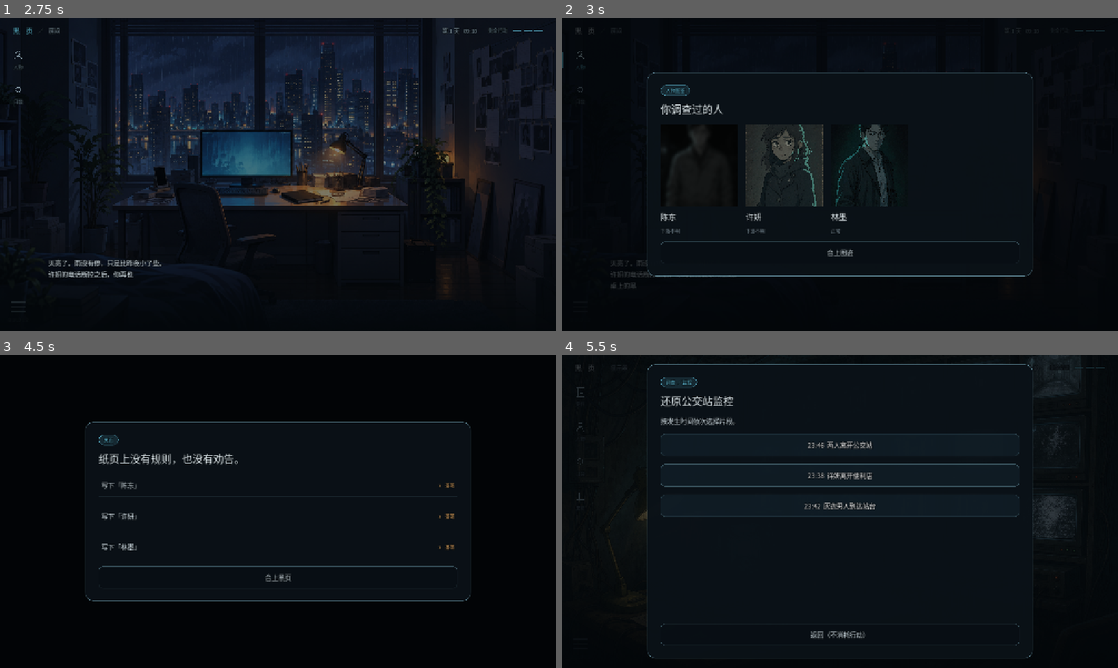
Above: before the commit, frames 1-4 (two rows, left to right).
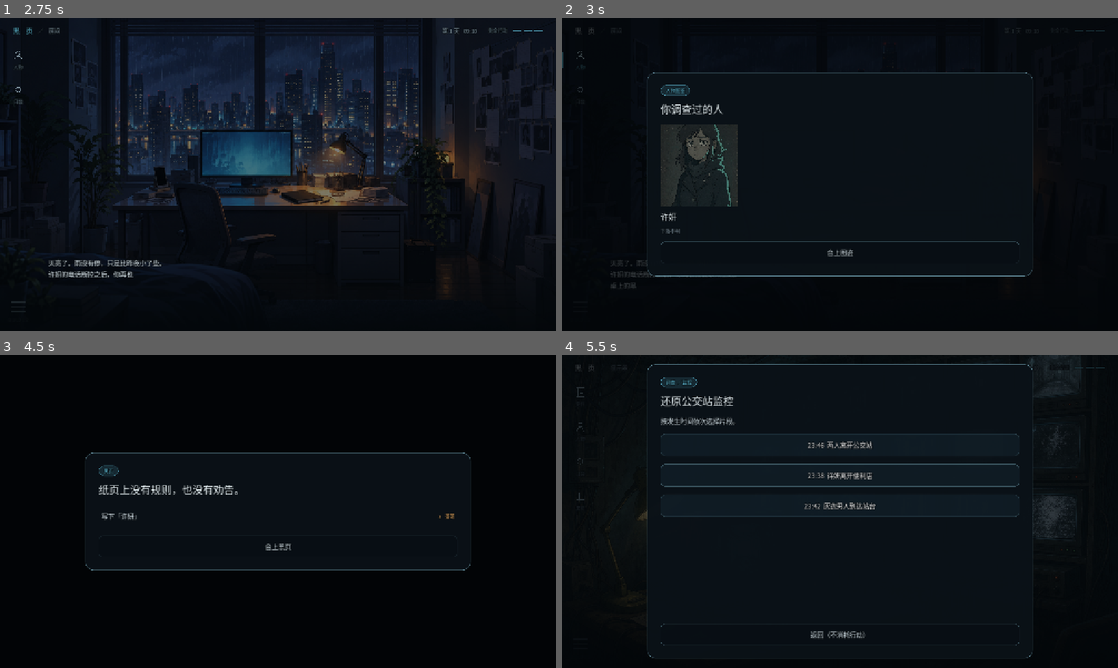
Above: after the commit, the same moments.

Repository: TreSir/-
Game: Godot game, scene res://tests/black_page_smoke.tscn
Two runs of this game, one before a commit and one after it. Both use one fixed random seed, a clock stepped at 60 frames per second and the inputs below. This scene is started directly instead of the project's main scene.
Inputs (mouse positions are in pixels of both pictures, inside the frame that each line leads up to):
- Up to frame 1 (2.75 s): click (278, 174) at 0.5 s; click (278, 174) at 1.25 s; click "黑 页" at 2 s
- Up to frame 2 (3 s): click (578, 58) at 2.77 s
- Up to frame 3 (4.5 s): tap Enter (ui_accept) at 3.5, 3.77, 4.07 s; move the mouse to (400, 495) at 3.52 s; hold Right (ui_right) 3.53-4.25 s; tap Space at 3.6 s; click (400, 495) at 3.67 s; click (16, 433) at 4.27 s
- Up to frame 4 (5.5 s): drag from (728, 527) to (812, 574) at 5.02 s

Frame 1 is identical in both runs. In frame 2, 4.2% of the frame differs, in the area x 17-59%, y 34-69%; in frame 3, 2.8%; in frame 4, less than 0.1%.

Commit message:
雨声换成 rain_thunder + 人物图鉴不再提前列出未解锁的人
一、默认雨声 -> rain_thunder（雨 + 远处闷雷）
    用户听了几种之后挑中的。补了 RAIN_THUNDER 常量（保留 RAIN_LIGHT 作备选）。
    ⚠️ 上一版我把 RAIN_LIGHT 重复定义了两次导致整段编译失败——
    改常量区时先看有没有同名，别只管加。

二、人物图鉴一开局就把陈东、林墨都列出来了
    根因：flags.json 里 person.*.discovered 默认**全是 true**。
    用户说得对：序章结束时只认识许妍，陈东和林墨都还没出现。

    改成：许妍 true（序章认识）；陈东、林墨 false。
    并给两人各一个"被认识"的时刻：
      陈东 <- camera（还原公交站监控）    —— 沿用已有的 effects
      林墨 <- cooperate（向林墨交代来源）  —— 开局就能做，是第一次打交道
        （试过挂在 archive，但它要求 badge 才能做，太晚了）

    测试因此有 6 条断言变红——**这是对的**：它们以前默认人人都已发现，
    现在必须先"认识"才写得到。已在测试里补上前置的 camera / cooperate。

线索面板不用改：它按 game.owns(id) 过滤，只列已获得的线索。

冒烟测试 92 项全过（退出码 0）。

Diff:
--- a/data/black_page/actions.json
+++ b/data/black_page/actions.json
@@ -65,11 +65,7 @@
       "archive"
     ],
     "text": "林墨把查询结果转了过来。\n“不是没查到。是八年前，突然多出来这个人。”\n你又看了一眼员工证。它现在只能证明有人在使用这个名字。",
-    "effects": {
-      "add": {
-        "linmo_trust": 5
-      }
-    }
+    "effects": {}
   },
   "photo": {
     "name": "查阅晨曦福利院合照",
@@ -182,6 +178,9 @@
     "effects": {
       "add": {
         "linmo_trust": 15
+      },
+      "set": {
+        "person.linmo.discovered": true
       }
     }
   },
--- a/data/black_page/flags.json
+++ b/data/black_page/flags.json
@@ -124,7 +124,7 @@
   },
   "person.zhou.discovered": {
     "type": "bool",
-    "default": true
+    "default": false
   },
   "person.xu.identity": {
     "type": "int",
@@ -184,7 +184,7 @@
   },
   "person.linmo.discovered": {
     "type": "bool",
-    "default": true
+    "default": false
   },
   "case.missing.status": {
     "type": "string",
--- a/scripts/black_page/audio_tracks.gd
+++ b/scripts/black_page/audio_tracks.gd
@@ -7,10 +7,14 @@
 ##
 ## ★ 想换默认曲目，只改下面这三行常量就行，其它地方不用动。
 
-## 细雨。rain_ambience 现在的默认轨（比 RAIN_DEFAULT 干净，见该文件顶部注释）。
+## 雨 + 远处闷雷。**当前的默认雨声**——用户听过几种之后挑中的。
+const RAIN_THUNDER := "res://assets/audio/rain_thunder.ogg"
+
+## 细雨。更安静的备选。
 const RAIN_LIGHT := "res://assets/audio/rain_light.ogg"
 
-## 启动页默认雨声。
+## 最早的默认轨。素材原始是「School day / Rain」= **雨天的学校**，
+## 录音里带环境声和低频轰鸣，不适合「深夜出租屋」，所以换掉了。
 const RAIN_DEFAULT := "res://assets/audio/rain_steady.ogg"
 ## 启动页背景音乐。
 const MUSIC_MENU := "res://assets/audio/bgm_contemplation.ogg"
--- a/scripts/black_page/rain_ambience.gd
+++ b/scripts/black_page/rain_ambience.gd
@@ -17,7 +17,7 @@
 ## 录音里除了雨还有环境声和低频轰鸣，放在「深夜出租屋」里是不对的。
 ## 换成 `rain_light`（原始素材就是「Light rain」），干净得多。
 ## 想换回来或换别的，只改这一行常量；备选都在 audio_tracks.gd 的 RAIN_ALTERNATIVES。
-const TRACK := AudioTracks.RAIN_LIGHT
+const TRACK := AudioTracks.RAIN_THUNDER
 const PLAY_DB := -13.0
 const SILENT_DB := -80.0
 const FADE_IN := 2.5
--- a/tests/black_page_smoke.gd
+++ b/tests/black_page_smoke.gd
@@ -96,10 +96,14 @@
 	act("notebook")
 	check(game.finish_case("seal").is_empty() and game.flag("ending") == "secret", "priority hidden ending")
 	game.new_game()
+	# 陈东要**查过公交站监控才认识**（discovered 默认 false），所以先走 camera
+	act("camera")
 	check(game.write_name("zhou").is_empty(), "unconfirmed writing allowed")
 	game.end_day()
 	check(game.flag("wrong_writes") == 1 and game.person_flag("zhou", "status") != "dead", "wrong identity fails softly")
 	game.new_game()
+	# 林墨同理：向林墨交代过来源才认识（cooperate 会写 discovered）
+	act("cooperate")
 	game.write_name("linmo")
 	game.end_day()
 	act("camera")
